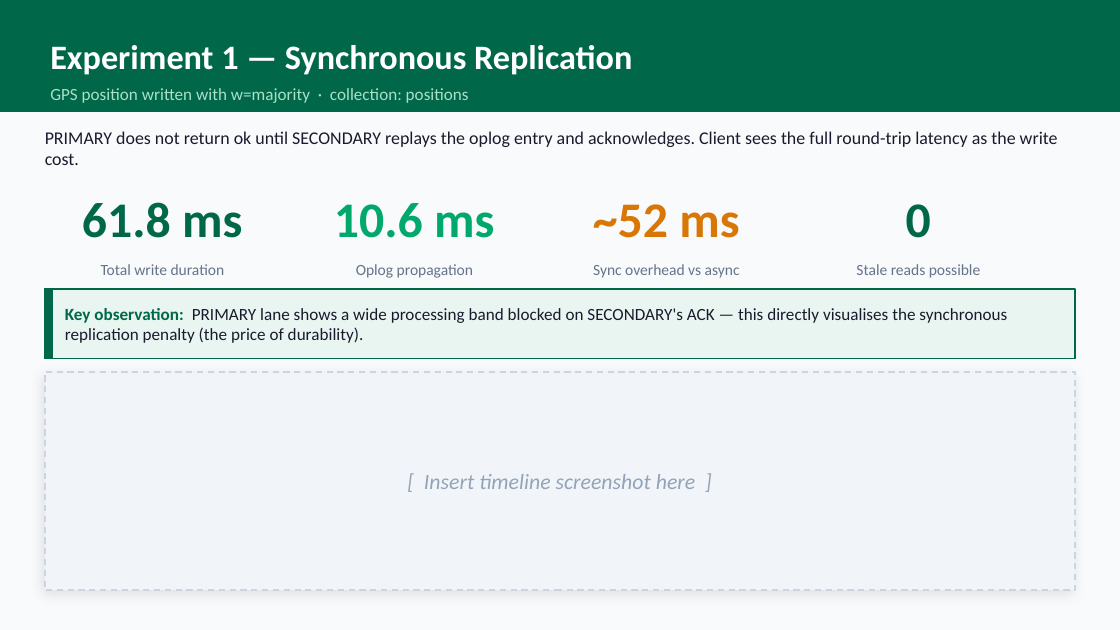
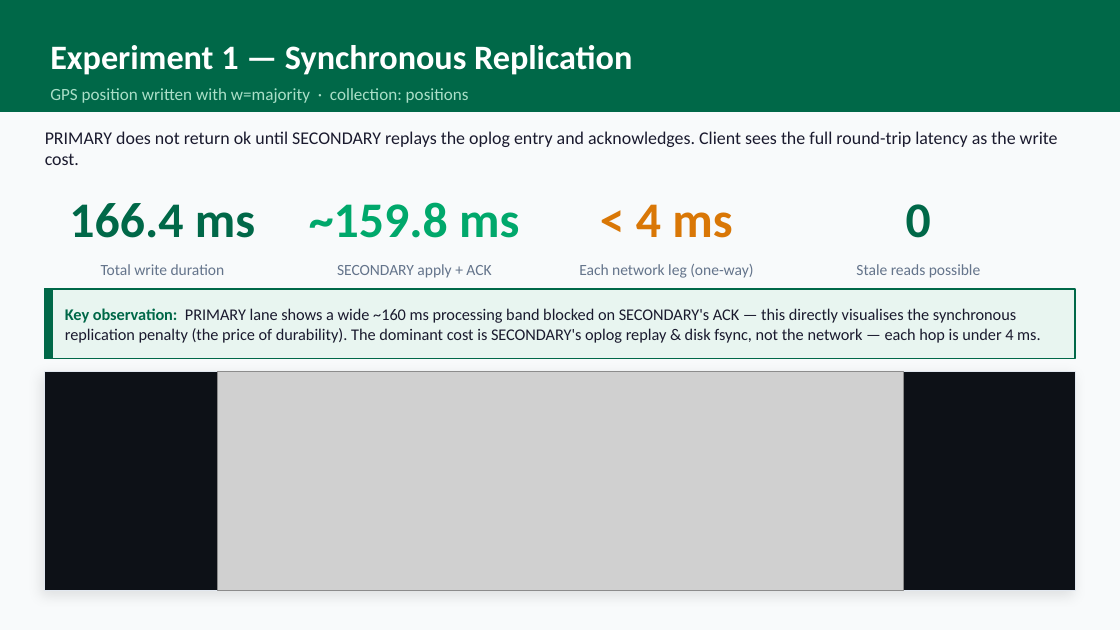
Before and after one commit to mertkarahan955/ceng465_project, a slide deck: slide 5 of presentation/report_presentation.pptx. Drawn at 1120x630 pixels with LibreOffice and Linux fonts; fonts in the diff are those of the drawing; grey boxes stand for pictures. Boxes give left, top, right and bottom in pixels: in the first picture for what was removed or moved away, otherwise in the second. Text is boxed around its words. In the diff, an @@ line names an element or a change of style, - is before the commit and + after.

```diff
--- a/presentation/report_presentation.pptx
+++ b/presentation/report_presentation.pptx
@@ text at [69,203,255,238]: text changed @@
-61.8 ms
+166.4 ms
@@ text at [309,202,519,238]: text changed @@
-10.6 ms
+~159.8 ms
@@ text at [636,204,732,238]: text changed @@
-~52 ms
+< 4 ms
@@ text at [337,264,491,278]: text changed @@
-Oplog propagation
+SECONDARY apply + ACK
@@ text at [579,264,753,278]: text changed @@
-Sync overhead vs async
+Each network leg (one-way)
@@ text at [65,308,1040,343]: text changed; size 11 to 10.5 pt @@
-Key observation: PRIMARY lane shows a wide processing band blocked on SECONDARY's ACK — this directly visualises the synchronous replication penalty (the price of durability).
+Key observation: PRIMARY lane shows a wide ~160 ms processing band blocked on SECONDARY's ACK — this directly visualises the synchronous replication penalty (the price of durability). The dominant cost is SECONDARY's oplog replay & disk fsync, not the network — each hop is under 4 ms.
@@ rectangle at [45,372,1075,590]: fill #F1F5F9 to #0D1117; outline #CBD5E1 1 pt dashed to #E2E8F0 0.5 pt @@
@@ picture added at [217,372,904,590] @@
@@ text removed at [424,474,695,489] @@
-[ Insert timeline screenshot here ]
```
Also in this commit, not shown: 2 other slides changed, 1 slide added, 1 slide removed, 12 other files.
